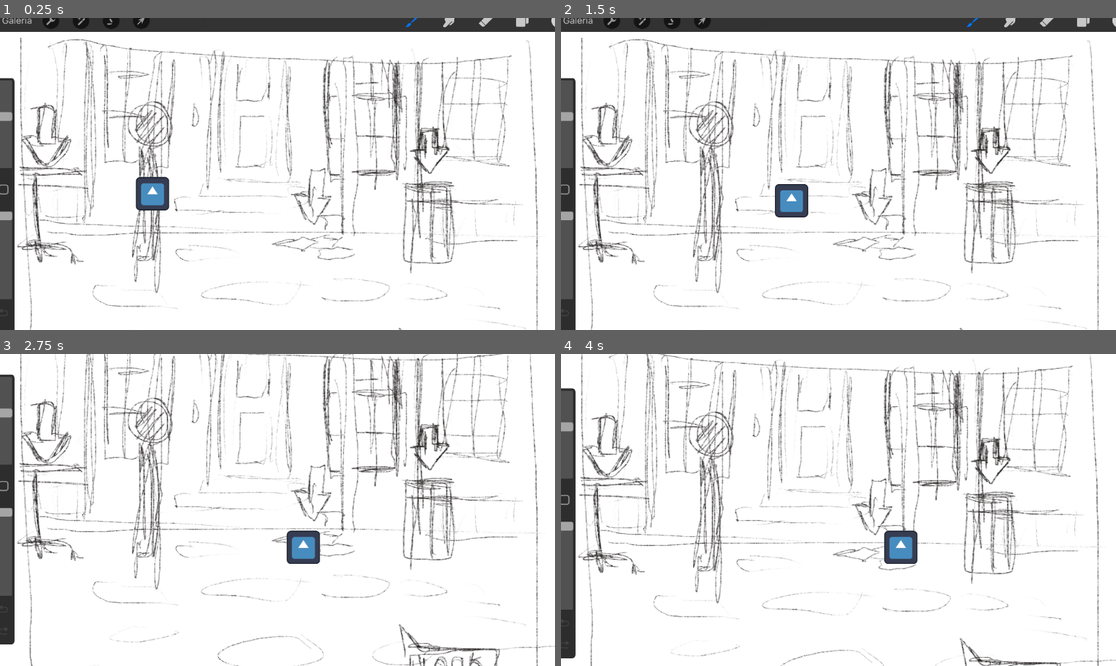
Above: before the commit, frames 1-4 (two rows, left to right).
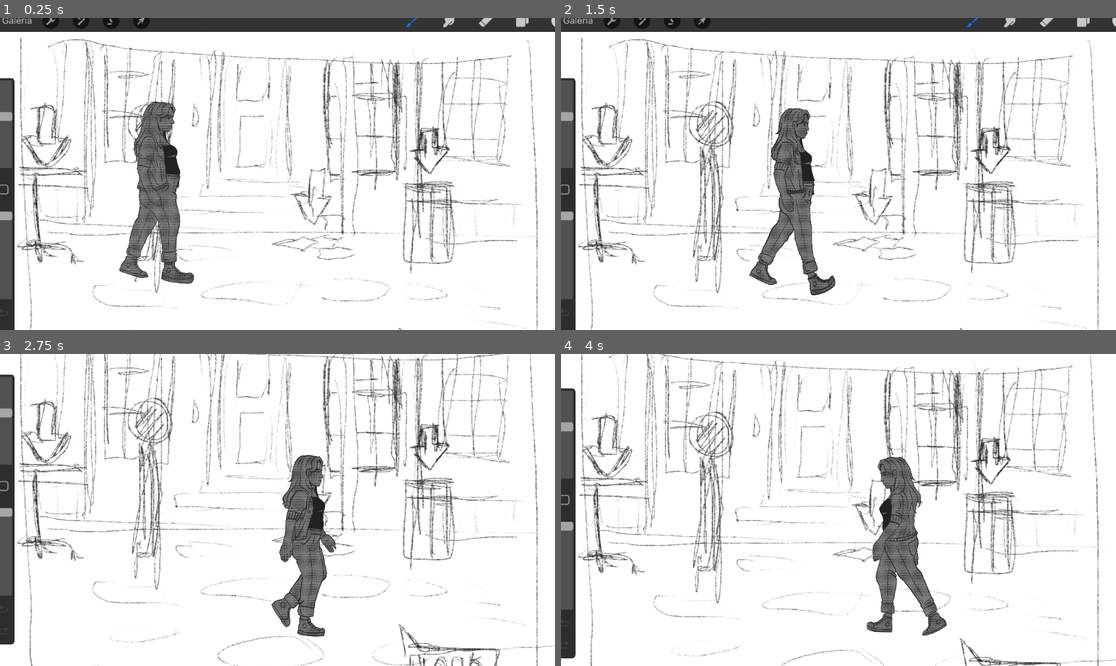
Above: after the commit, the same moments.

Repository: fallenatlas/ET_Horror_Jam_24
Game: Godot game, scene res://scenes/house.tscn
The game is run twice, just before and just after one commit, with the same random seed, the same clock (stepped at 60 frames per second) and the same inputs. This scene is started directly instead of the project's main scene. The engine's default icon, where the game draws it, is replaced by a stand-in: a white triangle on a blue panel in a dark square.
Inputs:
- Up to frame 1 (0.25 s): no input
- Up to frame 2 (1.5 s): tap Enter at 0.5 s; hold D (move_right) 0.53-1.28 s; tap W (move_foward) at 0.6, 1.35 s; hold S (move_backward) from 1.28 s (still down)
- Up to frame 3 (2.75 s): release S (move_backward) at 2.03 s; hold D (move_right) from 2.03 s (still down); tap W (move_foward) at 2.1 s
- Up to frame 4 (4 s): tap W (move_foward) at 2.85, 3.6 s; release D (move_right) at 3.53 s; hold A (move_left) from 3.53 s (still down)

The runs differ from the first frame. In frame 1, 3.7% of the frame differs, in the area x 21-36%, y 26-86%; in frame 2, 3.6%; in frame 3, 3.5%; in frame 4, 3.6%.

Commit message:
add animation to player and adjust sizing

Diff:
--- a/scenes/player.tscn
+++ b/scenes/player.tscn
@@ -1,29 +1,73 @@
-[gd_scene load_steps=8 format=3 uid="uid://bywfvf3mwlcdn"]
+[gd_scene load_steps=19 format=3 uid="uid://bywfvf3mwlcdn"]
 
 [ext_resource type="Script" path="res://scripts/player/player.gd" id="1_uhg2x"]
-[ext_resource type="Texture2D" uid="uid://dthpo0u5oh5wb" path="res://icon.svg" id="2_lf83q"]
+[ext_resource type="Texture2D" uid="uid://81nync6aht3j" path="res://assets/player/1.png" id="3_gonbg"]
+[ext_resource type="Texture2D" uid="uid://ch285okt61sqr" path="res://assets/player/2.png" id="4_0wgcn"]
+[ext_resource type="Texture2D" uid="uid://bl0nbgrrrslnm" path="res://assets/player/3.png" id="5_u5xy4"]
+[ext_resource type="Texture2D" uid="uid://pujg6jeutahw" path="res://assets/player/4.png" id="6_ov28s"]
+[ext_resource type="Texture2D" uid="uid://gyy36j70l4m0" path="res://assets/player/5.png" id="7_khysg"]
+[ext_resource type="Texture2D" uid="uid://dvyyevc0vh1sl" path="res://assets/player/6.png" id="8_oxoei"]
+[ext_resource type="Texture2D" uid="uid://bbq6drhtkn4qq" path="res://assets/player/7.png" id="9_ctwpk"]
+[ext_resource type="Texture2D" uid="uid://mm2nq7f7ksv1" path="res://assets/player/8.png" id="10_ifgd2"]
+[ext_resource type="Texture2D" uid="uid://my28hb2qkggt" path="res://assets/player/9.png" id="11_xgkv2"]
+[ext_resource type="Texture2D" uid="uid://bmqtmu2judrsa" path="res://assets/player/10.png" id="12_cjgnq"]
+[ext_resource type="Texture2D" uid="uid://bm2kxvyhuxrk5" path="res://assets/player/11.png" id="13_aftjh"]
+[ext_resource type="Texture2D" uid="uid://66bri45oqo7q" path="res://assets/player/12.png" id="14_11tmw"]
 
 [sub_resource type="CapsuleShape2D" id="CapsuleShape2D_yeqt7"]
-radius = 65.0
-height = 366.0
+radius = 89.0
+height = 728.0
 
 [sub_resource type="SpriteFrames" id="SpriteFrames_cc537"]
 animations = [{
 "frames": [{
 "duration": 1.0,
-"texture": ExtResource("2_lf83q")
+"texture": ExtResource("14_11tmw")
 }],
 "loop": true,
 "name": &"Idle",
-"speed": 5.0
+"speed": 12.0
 }, {
 "frames": [{
 "duration": 1.0,
-"texture": ExtResource("2_lf83q")
+"texture": ExtResource("3_gonbg")
+}, {
+"duration": 1.0,
+"texture": ExtResource("4_0wgcn")
+}, {
+"duration": 1.0,
+"texture": ExtResource("5_u5xy4")
+}, {
+"duration": 1.0,
+"texture": ExtResource("6_ov28s")
+}, {
+"duration": 1.0,
+"texture": ExtResource("7_khysg")
+}, {
+"duration": 1.0,
+"texture": ExtResource("8_oxoei")
+}, {
+"duration": 1.0,
+"texture": ExtResource("9_ctwpk")
+}, {
+"duration": 1.0,
+"texture": ExtResource("10_ifgd2")
+}, {
+"duration": 1.0,
+"texture": ExtResource("11_xgkv2")
+}, {
+"duration": 1.0,
+"texture": ExtResource("12_cjgnq")
+}, {
+"duration": 1.0,
+"texture": ExtResource("13_aftjh")
+}, {
+"duration": 1.0,
+"texture": ExtResource("14_11tmw")
 }],
 "loop": true,
 "name": &"Walk",
-"speed": 5.0
+"speed": 12.0
 }]
 
 [sub_resource type="Animation" id="Animation_if80r"]
@@ -70,6 +114,7 @@
 shape = SubResource("CapsuleShape2D_yeqt7")
 
 [node name="AnimatedSprite2D" type="AnimatedSprite2D" parent="."]
+scale = Vector2(0.454448, 0.454448)
 sprite_frames = SubResource("SpriteFrames_cc537")
 animation = &"Idle"
 
--- a/scripts/player/player.gd
+++ b/scripts/player/player.gd
@@ -46,7 +46,7 @@
 	else:
 		velocity.y = move_toward(velocity.y, 0, SPEED)
 
-	return true
+	return direction_y != 0
 
 func disable_y_movement():
 	move_on_y = false
